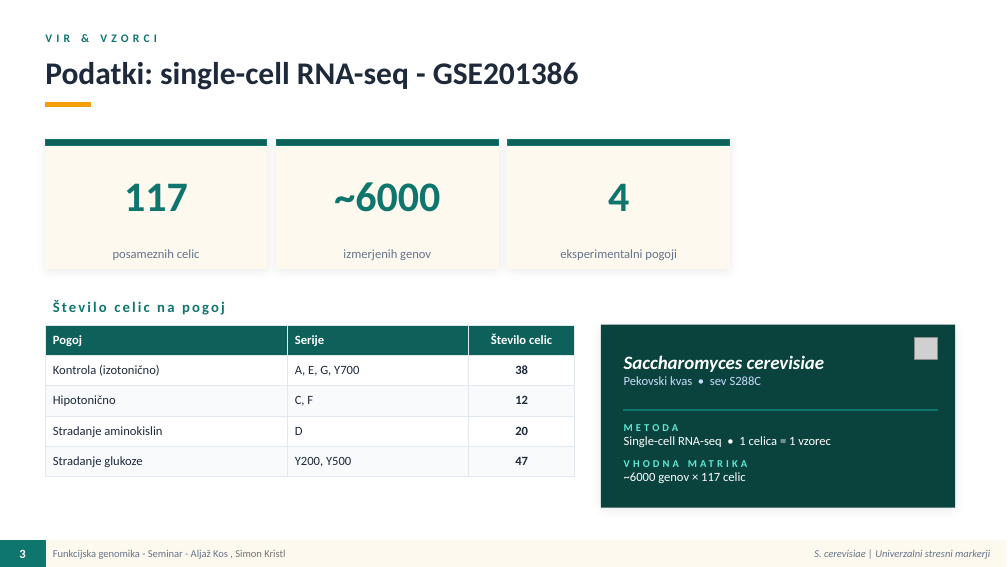
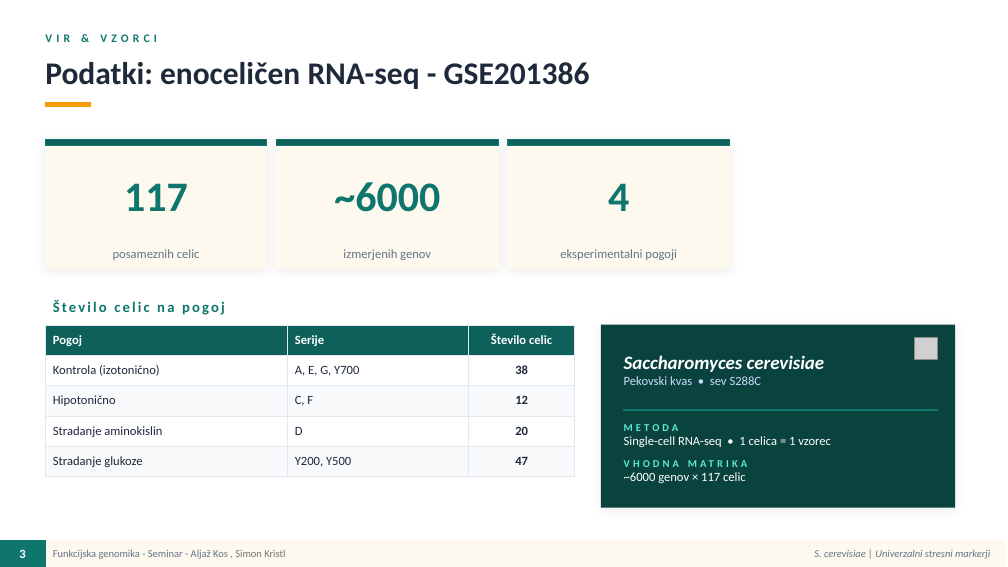
Before and after one commit to azi-kos/S.Cerevisiae-universal-stress-marker, a slide deck: slide 3 of Seminar_S_cerevisiae_stresni_markerji.pptx. Drawn at 1008x567 pixels with LibreOffice and Linux fonts; fonts in the diff are those of the drawing; grey boxes stand for pictures. Boxes give left, top, right and bottom in pixels: in the first picture for what was removed or moved away, otherwise in the second. Text is boxed around its words. In the diff, an @@ line names an element or a change of style, - is before the commit and + after.

```diff
--- a/Seminar_S_cerevisiae_stresni_markerji.pptx
+++ b/Seminar_S_cerevisiae_stresni_markerji.pptx
@@ text at (45,62,590,89): text changed @@
-Podatki: single-cell RNA-seq - GSE201386
+Podatki: enoceličen RNA-seq - GSE201386
```
Also in this commit, not shown: 2 other slides changed.
